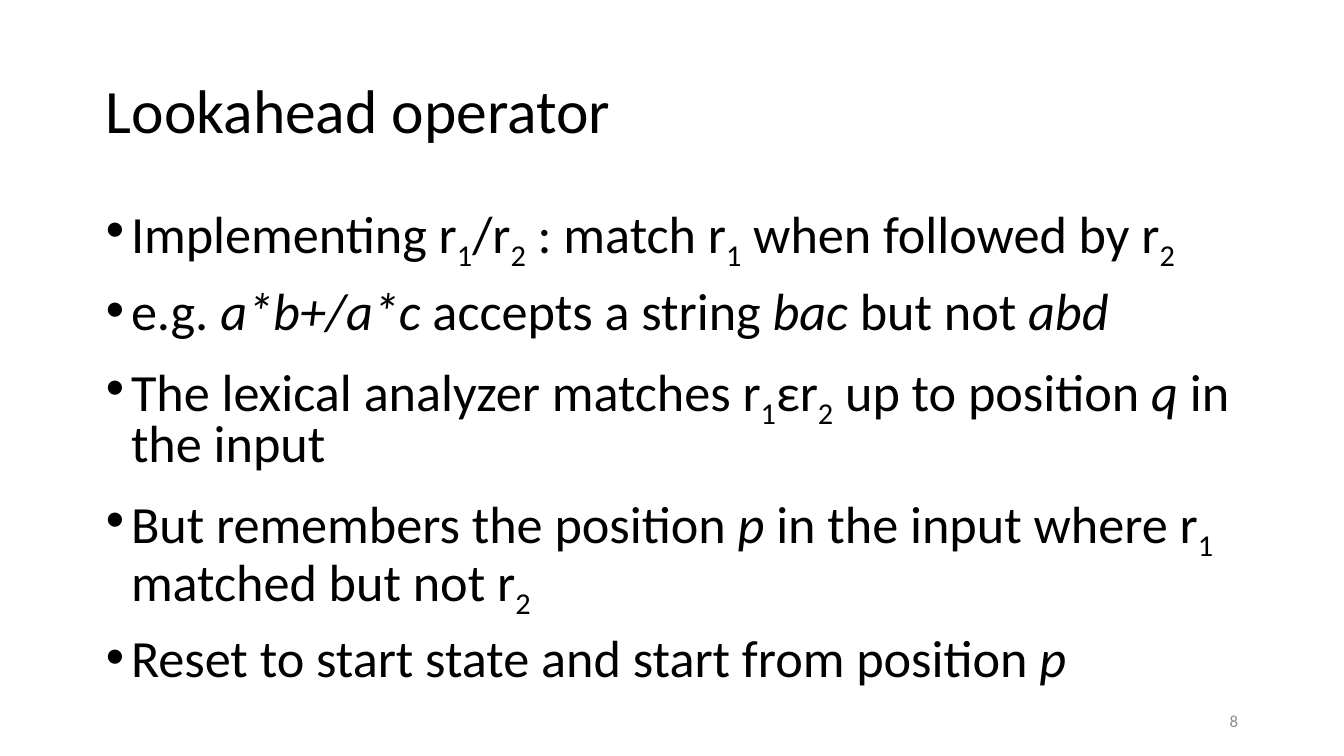
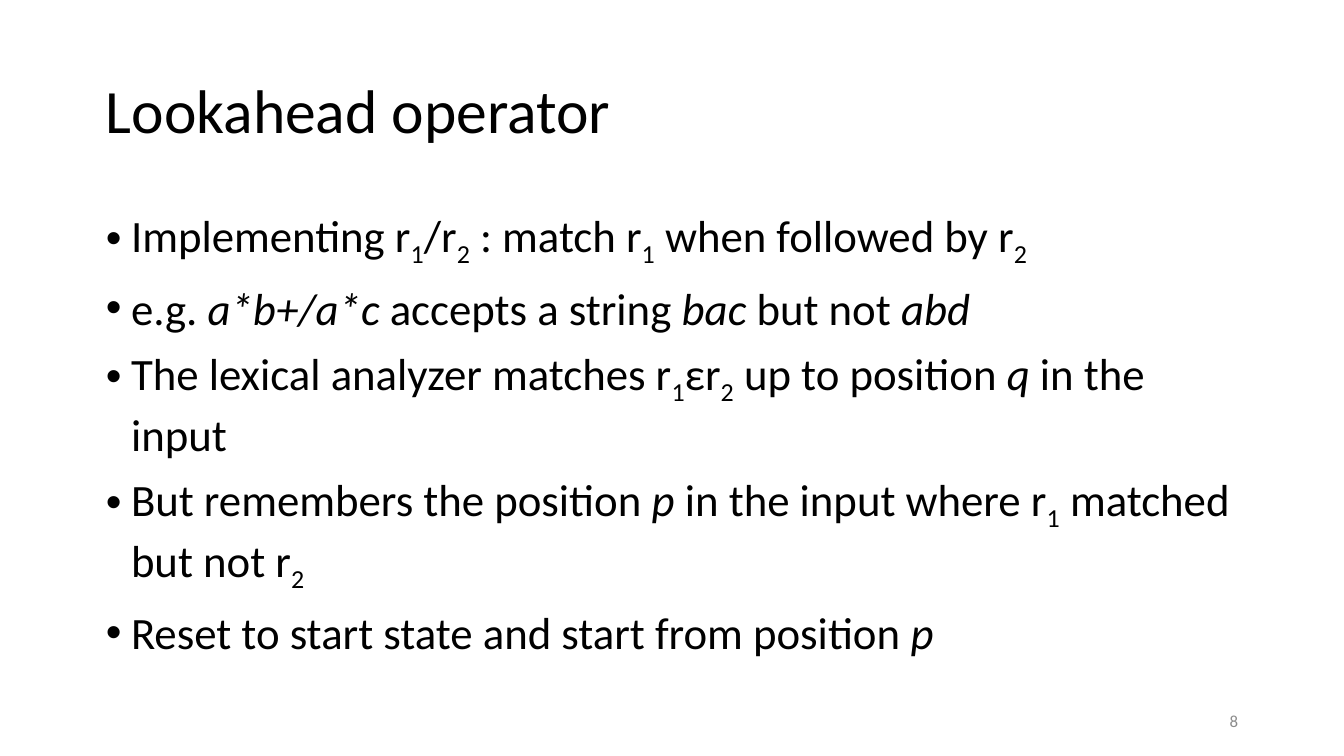
Before and after one commit to anoopsarkar/compilers-class, a slide deck: slide 8 of assets/ppt/lex/lex8-lexical-analyzer.pptx. Drawn at 1344x756 pixels with LibreOffice and Linux fonts; fonts in the diff are those of the drawing. Boxes give left, top, right and bottom in pixels: in the first picture for what was removed or moved away, otherwise in the second. Text is boxed around its words. In the diff, an @@ line names an element or a change of style, - is before the commit and + after.

```diff
--- a/assets/ppt/lex/lex8-lexical-analyzer.pptx
+++ b/assets/ppt/lex/lex8-lexical-analyzer.pptx
@@ text "Implementing r1/r2 : match r1 ..." at <box>131,221,1230,657</box>: size 28 to 24 pt; line spacing 0.8 to 1; less space between paragraphs @@
```
Also in this commit, not shown: 7 other slides changed, 4 slides added, 1 slide removed, 6 other files.
